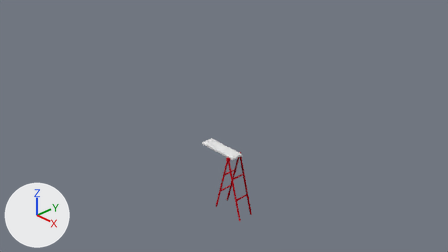
The Blender file object/kyatatu.blend as it was, and as the next commit left it.
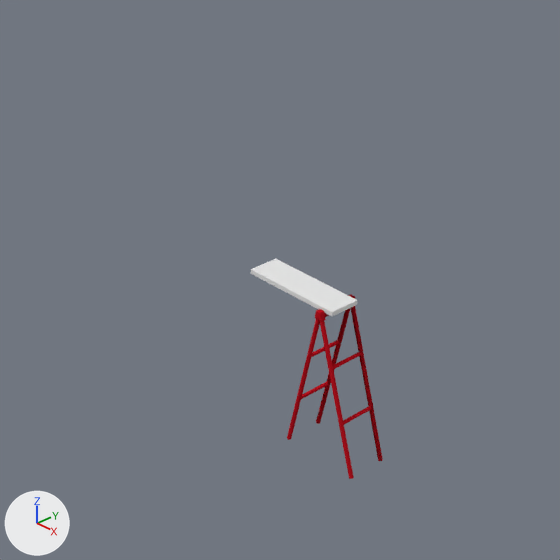
Each version is shown from the file's camera 'Camera', then close up on the part from 24% to 71% of the width and 16% to 100% of the height. Every picture has the same lights, and +X, +Y and +Z are marked at lower left.

In view in the first close-up: 'foot', 'table'.
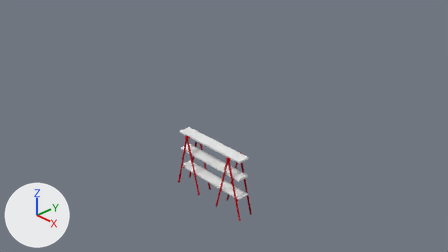
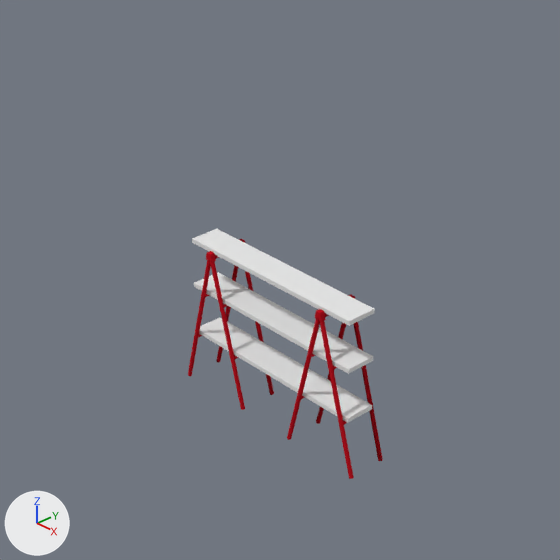
The newer file is also turned or shifted as a whole; pictures and numbers use the older file's frame.

Patch to the scene script:
```diff
--- a/object/kyatatu.blend.py
+++ b/object/kyatatu.blend.py
@@ me_立方体 @@
 # used by ob_table; location = (0.0, 0.0, 0.028); scale = (1.0, 0.145, -0.0207)
-me_立方体.from_pydata(...)  # 8 vertices, 5 faces; spans x 0.0..1.0, y -1.0..1.0, z -1.0..1.0
+me_立方体.from_pydata(...)  # 12 vertices, 10 faces; spans x -0.8..1.2, y -1.0..1.0, z -1.0..1.0
+# me_立方体 part 1: the whole mesh is rebuilt
 me_立方体.materials.append(mat_table)
@@ me_立方体_003 @@
+me_立方体_003.from_pydata([(1.0, -1.0, -1.0), (1.0, -1.0, 1.0), (1.0, 1.0, -1.0), (1.0, 1.0, 1.0), (-1.0, -1.0, -1.0), (-1.0, -1.0, 1.0), (-1.0, 1.0, -1.0), (-1.0, 1.0, 1.0), (0.0, 1.0, -1.0), (0.0, 1.0, 1.0), (0.0, -1.0, -1.0), (0.0, -1.0, 1.0)], [], [(8, 9, 3, 2), (2, 3, 1, 0), (8, 2, 0, 10), (3, 9, 11, 1), (0, 1, 11, 10), (8, 6, 7, 9), (6, 4, 5, 7), (8, 10, 4, 6), (7, 5, 11, 9), (4, 10, 11, 5)])
+me_立方体_003.materials.append(mat_table)  # its picture is missing
@@ ob_foot_001 @@
+ob_foot_001 = bpy.data.objects.new('foot.001', me_立方体_001.copy())  # the mesh of ob_foot
+ob_foot_001.location = (-1.397, 0.176, 0.0)
+ob_foot_001.rotation_euler = (0.0, 0.0, 3.142)  # degrees (0, 0, 180)
+ob_foot_001.scale = (-1.0, -0.145, -0.0207)
@@ ob_table_001 @@
+ob_table_001 = bpy.data.objects.new('table.001', me_立方体_003)
+ob_table_001.location = (0.197, 0.0, -0.425)
+ob_table_001.rotation_euler = (0.0, 0.0, 3.142)  # degrees (0, 0, 180)
+ob_table_001.scale = (-1.0, -0.145, -0.0207)
@@ ob_table_002 @@
+ob_table_002 = bpy.data.objects.new('table.002', me_立方体_003.copy())
+ob_table_002.location = (0.197, 0.0, -0.907)
+ob_table_002.rotation_euler = (0.0, 0.0, 3.142)  # degrees (0, 0, 180)
+ob_table_002.scale = (-1.0, -0.145, -0.0207)
```

Changed parts and their boxes (x1, y1, x2, y2) in the close-ups (560 x 560 px):
'table', reshaped (72% wider, 66% taller): before (251, 259, 357, 317); after (192, 229, 375, 326)
'table.002', added: after (199, 318, 372, 423)
'table.001', added: after (194, 272, 373, 374)
'foot.001', added (red): after (188, 239, 274, 410)
